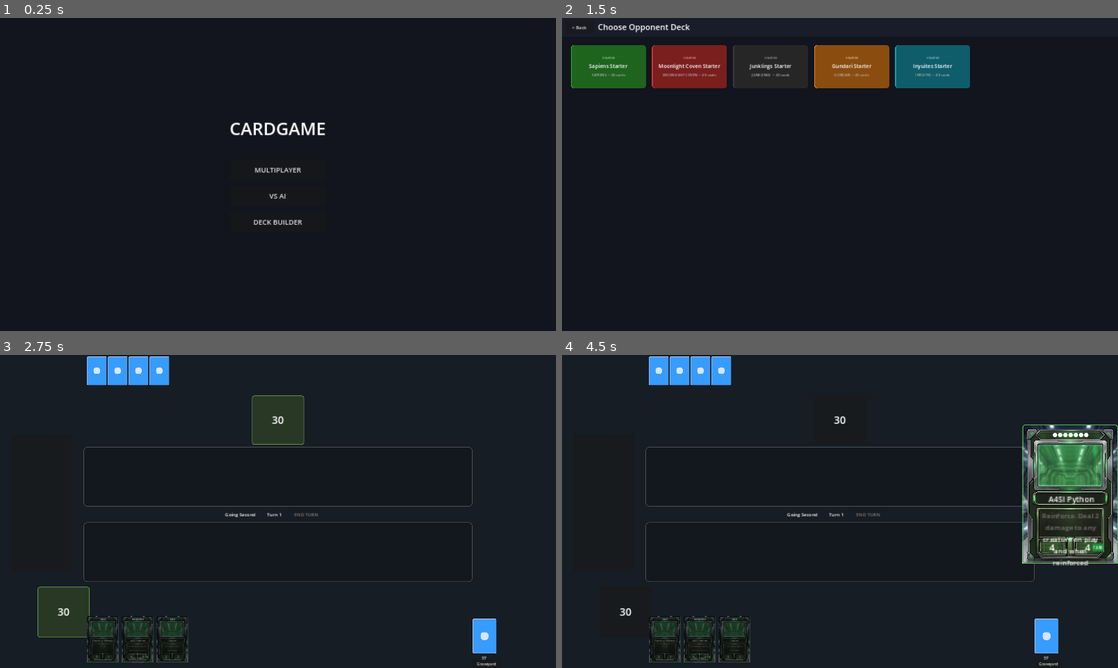
Above: before the commit, frames 1-4 (two rows, left to right).
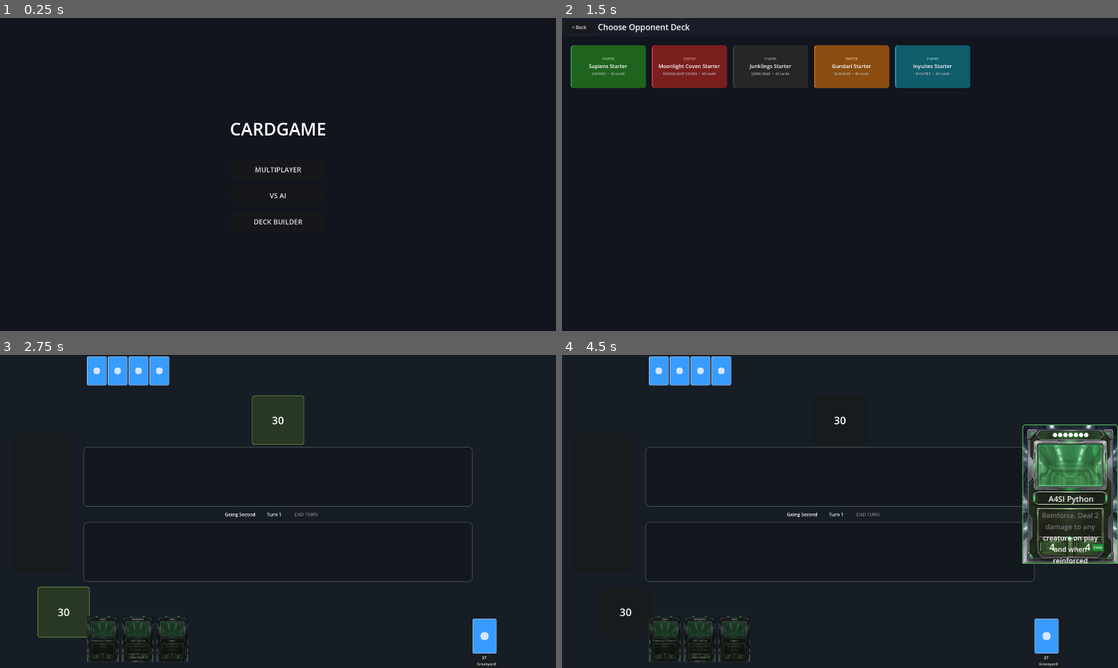
Above: after the commit, the same moments.

Repository: PlantMichael/cardgame
Game: Godot game, scene res://scenes/game/Main.tscn
Same seed, same stepped clock (60 frames per second), same inputs: the game is played once before the commit and once after it.
Inputs (mouse positions are in pixels of both pictures, inside the frame that each line leads up to):
- Up to frame 1 (0.25 s): no input
- Up to frame 2 (1.5 s): click "VS AI" at 0.5 s; click (606, 68) at 1.27 s
- Up to frame 3 (2.75 s): click (127, 405) at 2.02 s
- Up to frame 4 (4.5 s): click (667, 639) at 2.77 s; click (667, 639) at 3.52 s; click (701, 639) at 4.27 s

The runs differ from the first frame. In frame 1, 0.5% of the frame differs, in the area x 41-59%, y 33-67%; in frame 2, 0.9%; in frame 3, 0.7%; in frame 4, 1.9%, in the area x 10-100%, y 0-100%.

Commit message:
black bars

Diff:
--- a/project.godot
+++ b/project.godot
@@ -27,5 +27,5 @@
 
 window/size/viewport_width=1920
 window/size/viewport_height=1080
-window/stretch/mode="canvas_items"
-window/stretch/aspect="expand"
+window/stretch/mode="viewport"
+window/stretch/aspect="ignore"
Not shown, changed: build/index.html
Not shown, changed: build/index.pck
